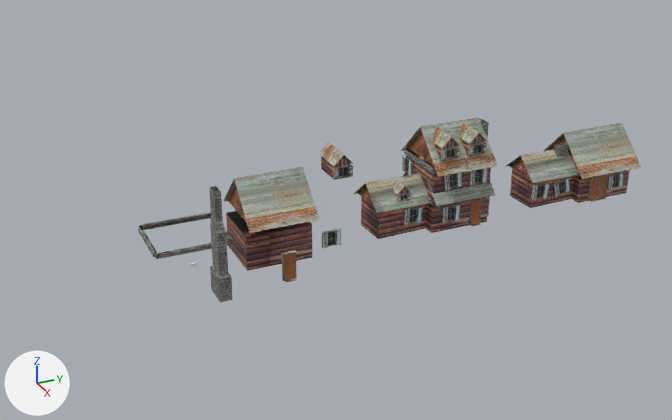
Two versions of the FBX model DIGA3002A_GROUP_6_LONG_PROJECT/Assets/Megs/HouseStuff/housepeices.fbx, one commit apart.
Both versions are drawn from a 50 mm lens placed at (181.6, -165.9, 94.0), pointed at (2.1, -85.1, 4.2). Lighting does not change. The marker at lower left points along +X, +Y and +Z. Where no turn or scale is listed for an object, it has been applied to the vertices.
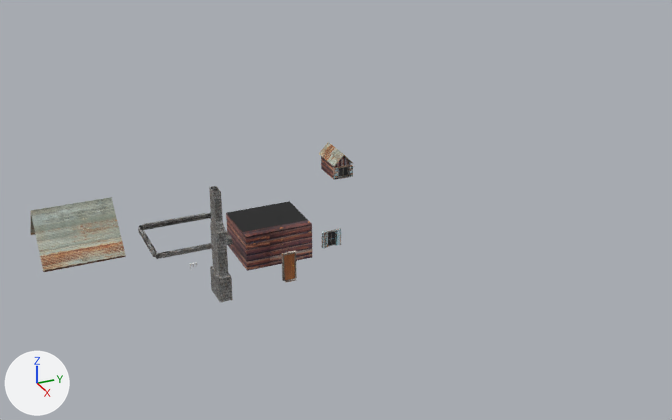
The newer file is also turned or shifted as a whole; pictures and numbers use the older file's frame.

Boxes [x1, y1, x2, y2] around the edits, measured in the pictures (672 x 420 px):
'Roof.006', reshaped (13% taller): before [224, 167, 319, 233]; after [30, 197, 126, 272]
'Roof.004', deleted: before [544, 123, 641, 179]
'Roof.002', deleted: before [401, 118, 498, 177]
'Roof.003', deleted: before [354, 173, 429, 213]
'Roof.005', deleted: before [506, 149, 577, 183]
'Housebase', deleted (brown): before [361, 197, 427, 239]
'Housebase.001', deleted (brown): before [510, 166, 574, 208]
'housebase.001', deleted (brown): before [426, 196, 489, 233]
'Roof.001', deleted: before [403, 156, 495, 206]
'housebase', deleted (brown): before [406, 150, 491, 200]
'housebase.002', deleted (brown): before [571, 170, 630, 203]
'Corbal', deleted: before [432, 127, 460, 161]
'Corbal.001', deleted: before [459, 123, 487, 156]
'Door', deleted: before [469, 198, 482, 226]
'Window', deleted: before [404, 207, 423, 225]
'Window.003', deleted: before [442, 205, 460, 223]
'Window.001', deleted: before [444, 173, 462, 191]
'Window.002', deleted: before [469, 168, 487, 185]
'Corbal.002', deleted: before [391, 177, 411, 202]
'Window.005', deleted: before [531, 183, 549, 200]
'Door.001', deleted: before [588, 176, 601, 202]
'Stonefringe', deleted: before [404, 148, 496, 175]
'Door.002', deleted: before [596, 174, 609, 200]
'Window.006', deleted: before [553, 177, 570, 198]
'Window.007', deleted: before [607, 172, 623, 190]
'Chimney.001', deleted: before [554, 143, 569, 157]
'Window.004', deleted: before [402, 155, 413, 175]
'Chimney', deleted: before [480, 119, 490, 216]
'Stonefringe.001', deleted: before [427, 197, 436, 205]

The change, as a list of edits to the scene's bpy script:
```text
Change me_plane_034:
    used by ob_roof_006; location = (-25.6, -100.4, 1.3); rotation_euler = (0.0, 0.0, 3.142), in degrees (0, 0, 180); scale = (-5.55, -9.7, -2.06)
    remove me_plane_034.from_pydata(...)  # 75 vertices, 41 faces; spans x 2.91..6.24, y -0.85..0.84, z -6.83..-2.21
    add me_plane_034.from_pydata(...)  # 148 vertices, 115 faces; spans x 2.91..6.25, y -5.3..-3.61, z -6.98..-2.21
    me_plane_034 part 1: the whole mesh is rebuilt
Remove ob_corbal:
    ob_corbal = bpy.data.objects.new('Corbal', me_cube_007)
Remove ob_housebase_002:
    ob_housebase_002 = bpy.data.objects.new('housebase.002', me_cube_132)
Remove ob_roof_003:
    ob_roof_003 = bpy.data.objects.new('Roof.003', me_plane_029)
Remove ob_roof_001:
    ob_roof_001 = bpy.data.objects.new('Roof.001', me_plane_028)
Remove ob_chimney:
    ob_chimney = bpy.data.objects.new('Chimney', me_cube_042)
Remove ob_door_002:
    ob_door_002 = bpy.data.objects.new('Door.002', me_cube_139)
Remove ob_chimney_001:
    ob_chimney_001 = bpy.data.objects.new('Chimney.001', me_cube_140)
Remove ob_corbal_002:
    ob_corbal_002 = bpy.data.objects.new('Corbal.002', me_cube_130)
Remove ob_window_002:
    ob_window_002 = bpy.data.objects.new('Window.002', me_cube_126)
Remove ob_housebase:
    ob_housebase = bpy.data.objects.new('Housebase', me_cube_128)
Remove ob_window:
    ob_window = bpy.data.objects.new('Window', me_cube_129)
Remove ob_housebase_001:
    ob_housebase_001 = bpy.data.objects.new('housebase.001', me_cube_028)
Remove ob_window_005:
    ob_window_005 = bpy.data.objects.new('Window.005', me_cube_135)
Remove ob_window_004:
    ob_window_004 = bpy.data.objects.new('Window.004', me_cube_127)
Remove ob_window_007:
    ob_window_007 = bpy.data.objects.new('Window.007', me_cube_138)
Remove ob_stonefringe_001:
    ob_stonefringe_001 = bpy.data.objects.new('Stonefringe.001', me_cube_032)
Remove ob_window_006:
    ob_window_006 = bpy.data.objects.new('Window.006', me_cube_136)
Remove ob_roof_002:
    ob_roof_002 = bpy.data.objects.new('Roof.002', me_plane_026)
Remove ob_roof_005:
    ob_roof_005 = bpy.data.objects.new('Roof.005', me_plane_033)
Remove ob_door_001:
    ob_door_001 = bpy.data.objects.new('Door.001', me_cube_137)
Remove ob_roof_004:
    ob_roof_004 = bpy.data.objects.new('Roof.004', me_plane_032)
Remove ob_window_001:
    ob_window_001 = bpy.data.objects.new('Window.001', me_cube_125)
Remove ob_corbal_001:
    ob_corbal_001 = bpy.data.objects.new('Corbal.001', me_cube_124)
Remove ob_door:
    ob_door = bpy.data.objects.new('Door', me_cube_031)
Remove ob_window_003:
    ob_window_003 = bpy.data.objects.new('Window.003', me_cube_035)
Remove ob_housebase_001_1:
    ob_housebase_001_1 = bpy.data.objects.new('Housebase.001', me_cube_133)
Remove ob_stonefringe:
    ob_stonefringe = bpy.data.objects.new('Stonefringe', me_cube_131)
Remove ob_housebase_1:
    ob_housebase_1 = bpy.data.objects.new('housebase', me_cube_123)
```
